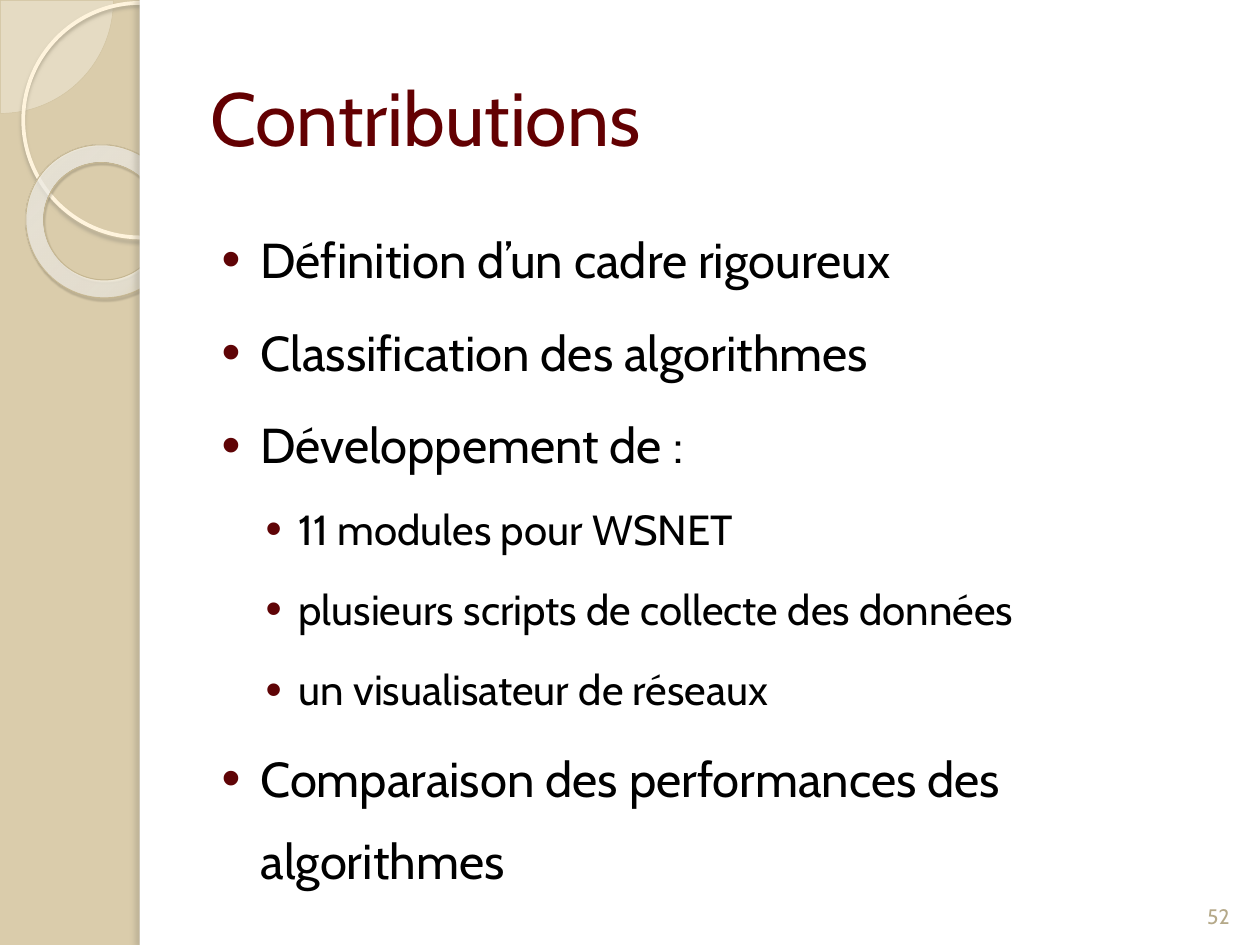
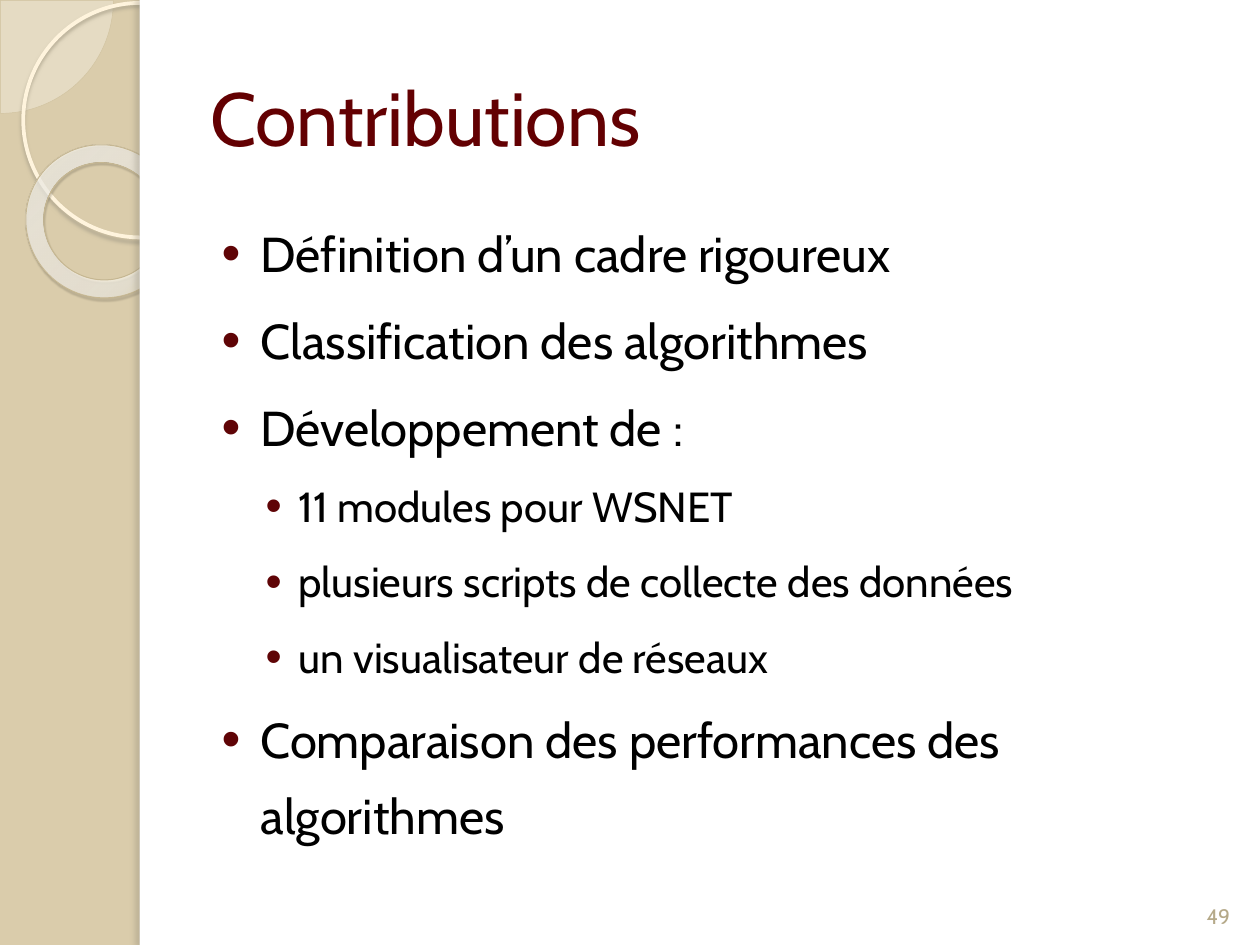
Before and after one commit to Patre/Energy-saving-in-sensors--networks, a slide deck: slide 49 of Redaction/Presentation/pres .pptx (slide 52 before the commit). Drawn at 1260x945 pixels with LibreOffice and Linux fonts; fonts in the diff are those of the drawing. Boxes give left, top, right and bottom in pixels: in the first picture for what was removed or moved away, otherwise in the second. Text is boxed around its words. In the diff, an @@ line names an element or a change of style, - is before the commit and + after.

```diff
--- a/Redaction/Presentation/pres .pptx
+++ b/Redaction/Presentation/pres .pptx
@@ text "Définition d’un cadre rigoureux" at <box>261,235,1013,846</box>: line spacing 1.4 to 1.3 @@
@@ page number at <box>1207,909,1231,924</box>: text changed @@
-52
+49
```
Also in this commit, not shown: 14 other slides changed, 1 slide added, 4 slides removed.
